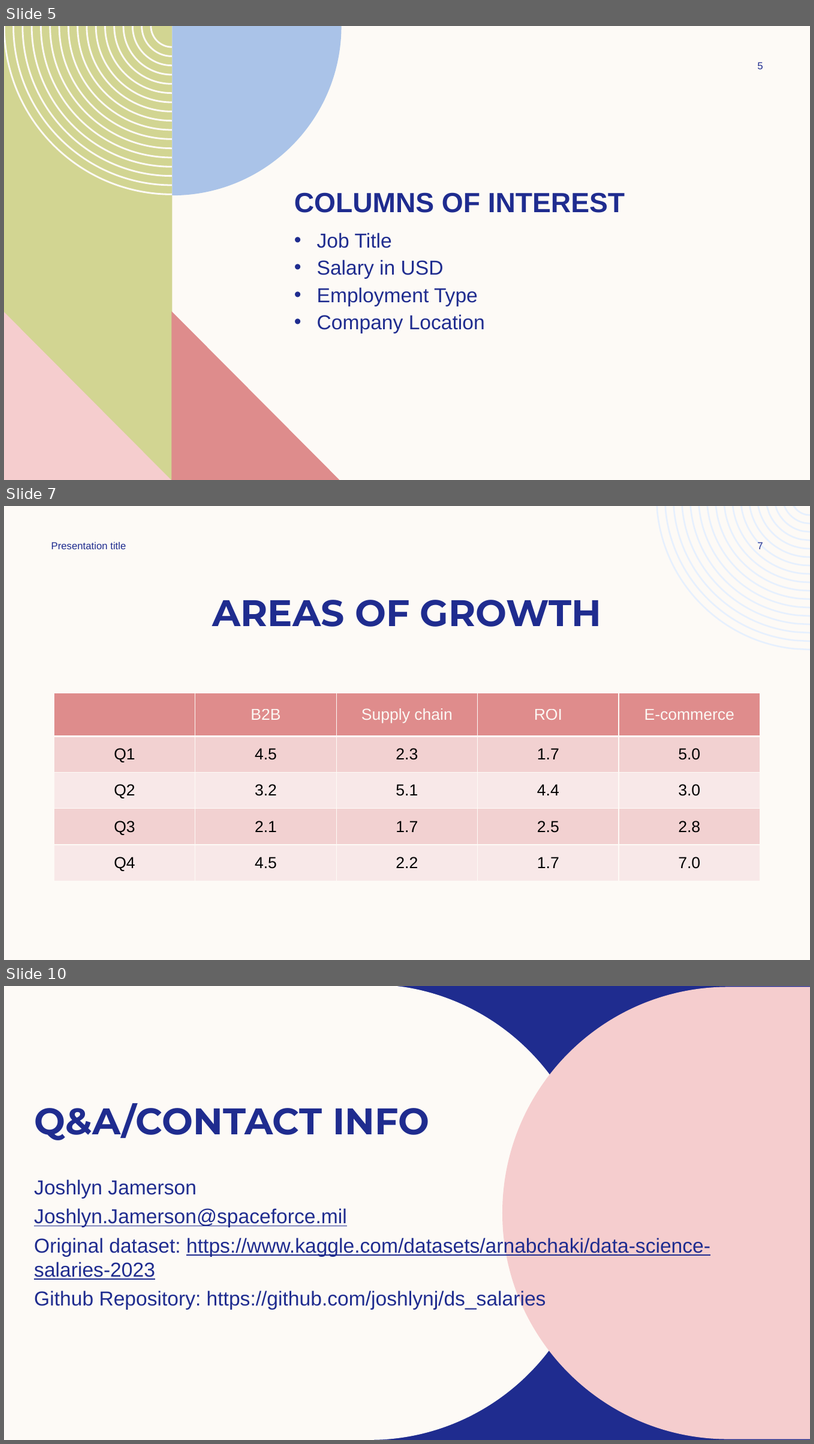
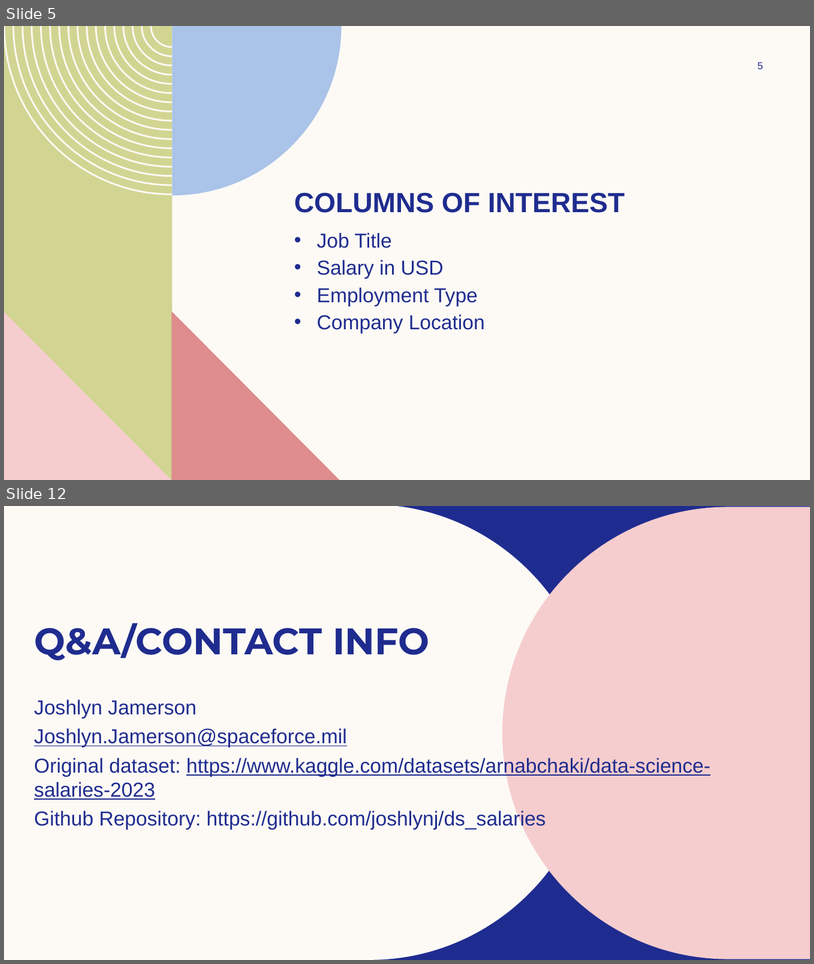
Before and after one commit to joshlynj/ds_salaries, a slide deck: powerpoint/Data Science Salaries from 2022-2023 pt2.pptx. Shown one above the other, each under a label of ours: slides 5, 7 and 10 before the commit, slides 5 and 12 after it; the slides between them are not shown. The pictures are 814x1444 and 814x964 pixels, drawn with LibreOffice and Linux fonts; fonts in the diff are those of the drawing; background and template pictures are left out. Boxes give left, top, right and bottom in pixels: in the first picture for what was removed or moved away, otherwise in the second. Text is boxed around its words. In the diff, an @@ line names an element or a change of style, - is before the commit and + after.

```diff
--- a/powerpoint/Data Science Salaries from 2022-2023 pt2.pptx
+++ b/powerpoint/Data Science Salaries from 2022-2023 pt2.pptx
@@ slide 7 removed at [4,506,810,960], background #FDFAF6 @@
@@ freeform shape removed at [657,506,810,651] @@
@@ text removed at [51,542,126,549] @@
-Presentation title
@@ page number removed at [758,542,763,549] @@
-7
@@ title removed at [212,600,602,627] @@
-AREAS OF GROWTH
@@ table removed at [54,693,762,880], 5 rows, 5 columns @@
- | B2B | Supply chain | ROI | E-commerce
-Q1 | 4.5 | 2.3 | 1.7 | 5.0
-Q2 | 3.2 | 5.1 | 4.4 | 3.0
-Q3 | 2.1 | 1.7 | 2.5 | 2.8
-Q4 | 4.5 | 2.2 | 1.7 | 7.0
@@ what was slide 10 is now slide 12 @@
```
Also in this commit, not shown: 3 slides changed, 5 slides added, 2 other slides removed, 1 other file.
